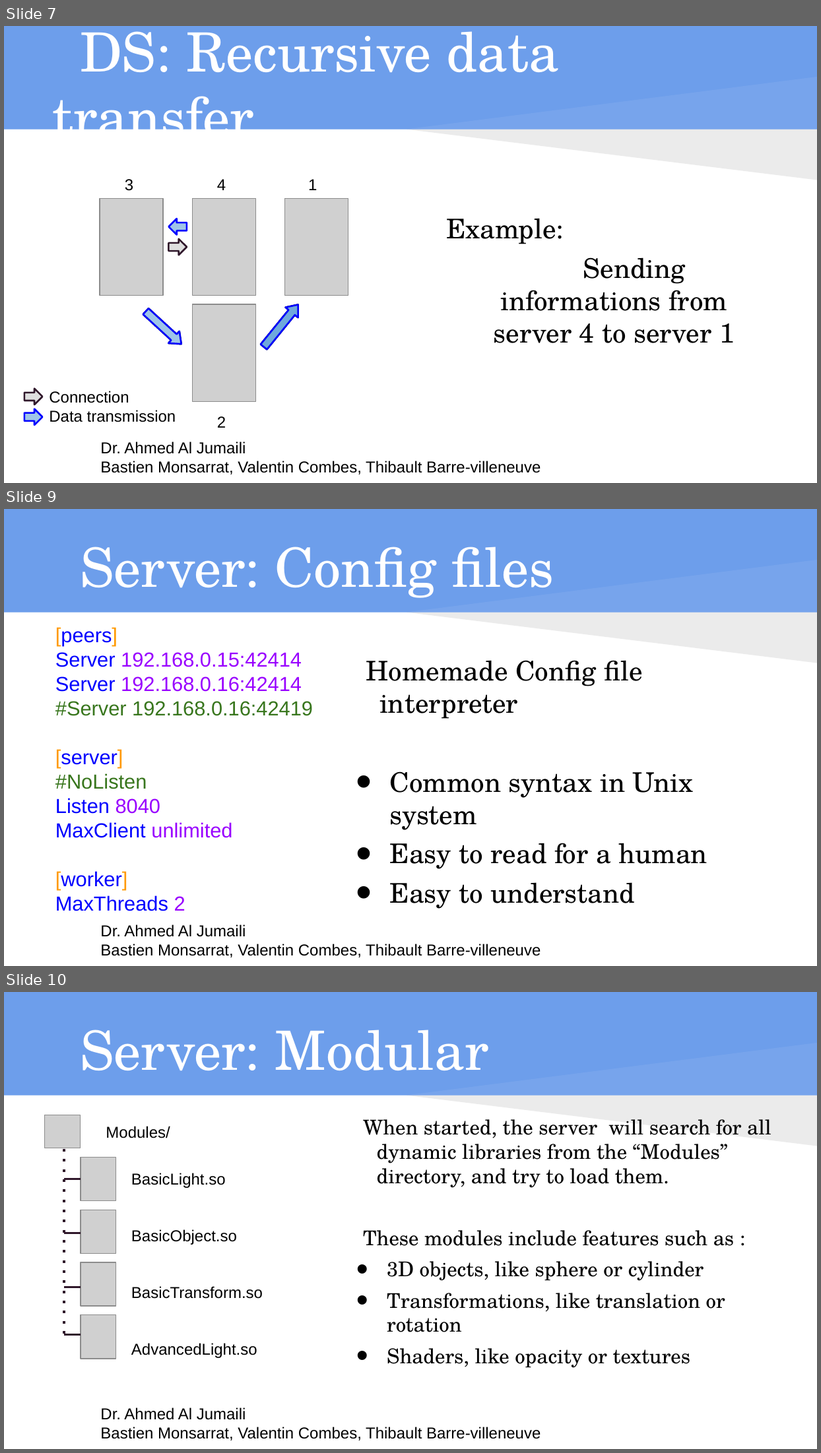
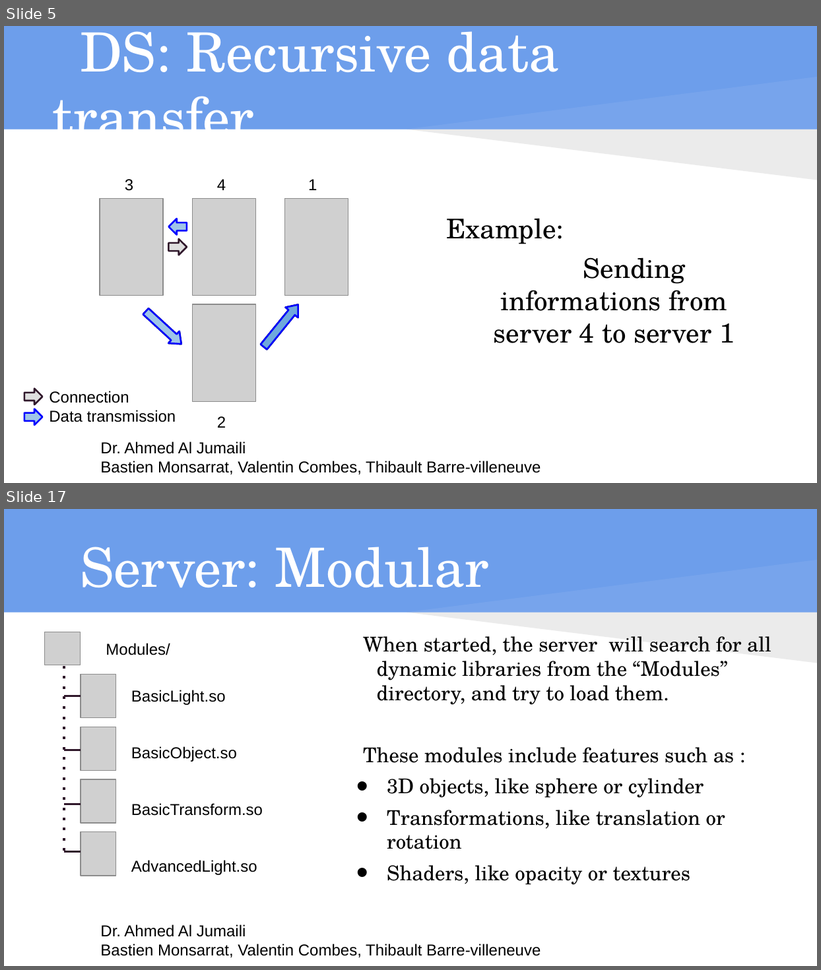
Before and after one commit to isundil/drt, a slide deck: Presentation DS - drt.pptx. Shown one above the other, each under a label of ours: slides 7, 9 and 10 before the commit, slides 5 and 17 after it; the slides between them are not shown. The pictures are 821x1453 and 821x970 pixels, drawn with LibreOffice and Linux fonts; fonts in the diff are those of the drawing; grey boxes stand for pictures. Boxes give left, top, right and bottom in pixels: in the first picture for what was removed or moved away, otherwise in the second. Text is boxed around its words. In the diff, an @@ line names an element or a change of style, - is before the commit and + after.

```diff
--- a/Presentation DS - drt.pptx
+++ b/Presentation DS - drt.pptx
@@ slide 9 removed at (4,509,817,966), background #6D9EEB; not listed: 4 template elements that a slide beside it also shows @@
@@ title removed at (80,547,554,598) @@
-Server: Config files
@@ text removed at (55,627,313,912) @@
-[peers]
-Server 192.168.0.15:42414
-Server 192.168.0.16:42414
-#Server 192.168.0.16:42419
-[server]
-#NoListen
-Listen 8040
-MaxClient unlimited
-[worker]
-MaxThreads 2
@@ text removed at (366,660,708,909) @@
-Homemade Config file interpreter
-• Common syntax in Unix system
-• Easy to read for a human
-• Easy to understand
@@ what was slide 7 is now slide 5 @@
@@ what was slide 10 is now slide 17 @@
```
Also in this commit, not shown: 4 slides changed, 1 slide added, 4 other slides removed.
